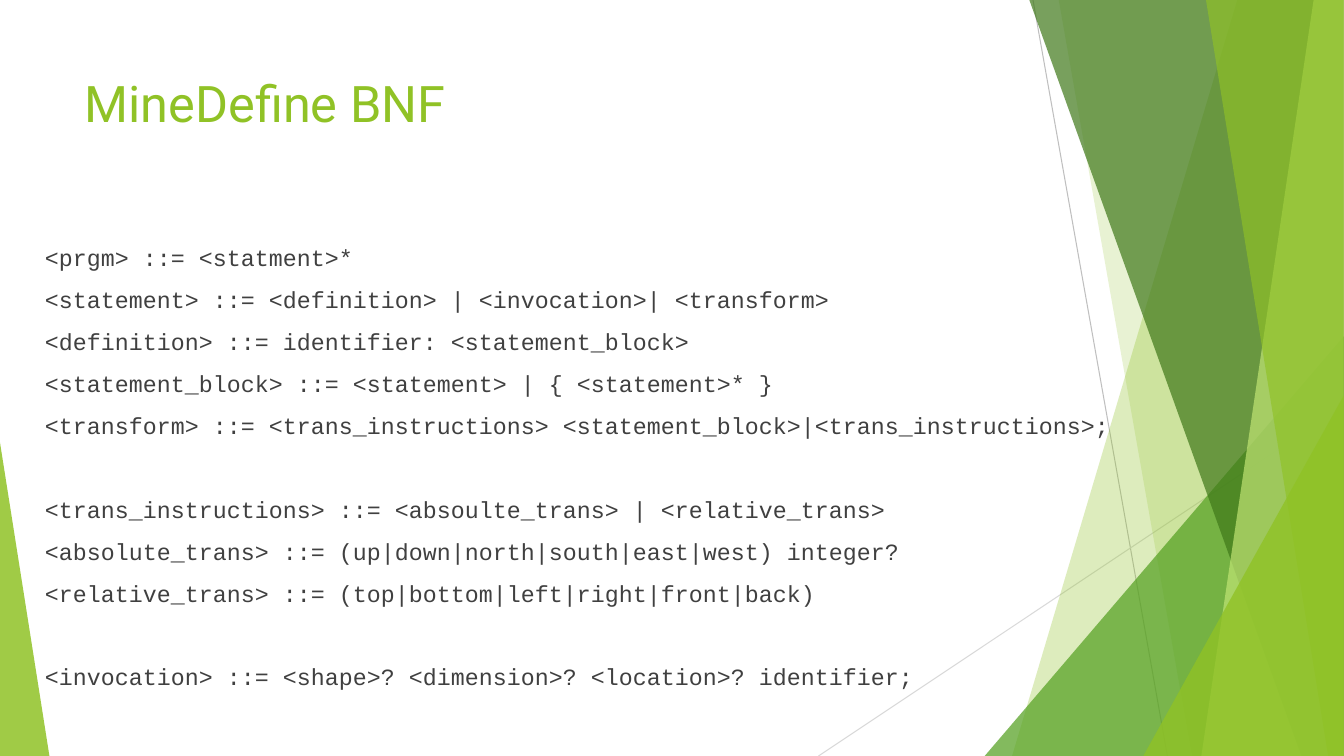
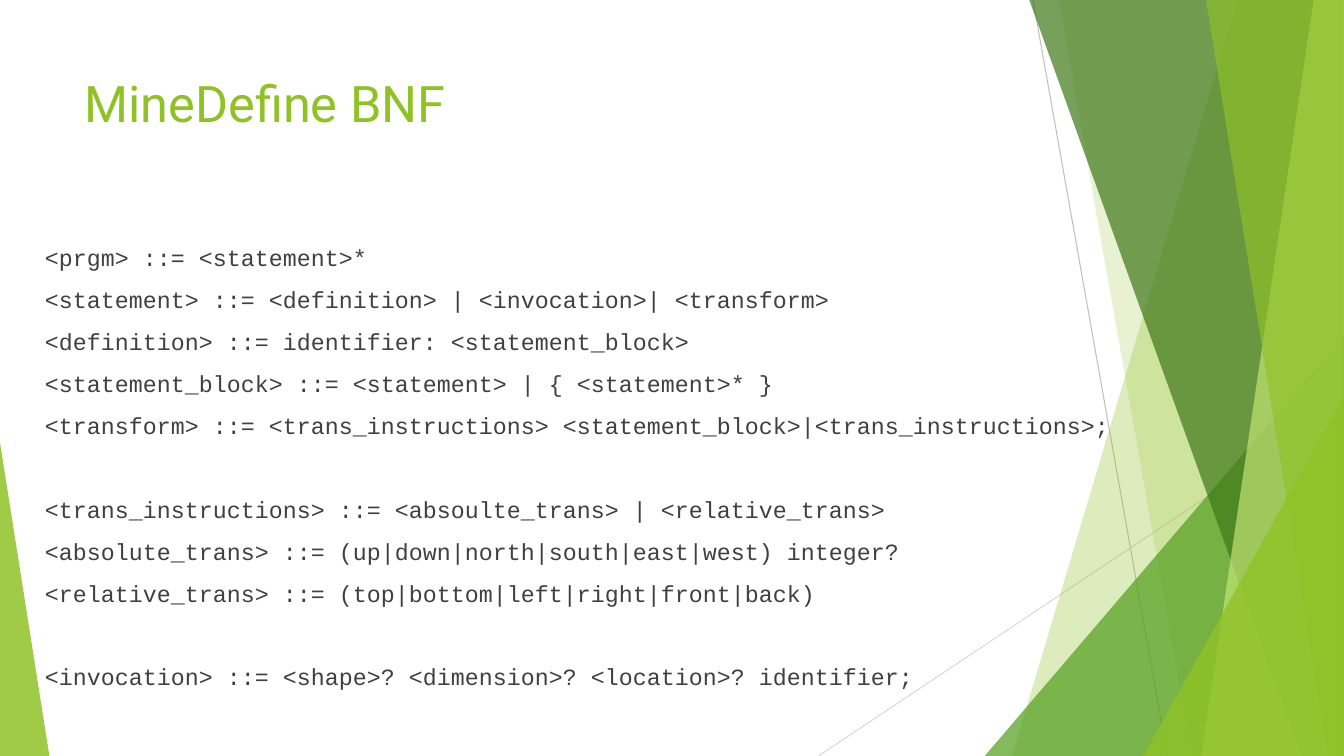
Before and after one commit to heneryville/MineDefine, a slide deck: slide 15 of docs/Making Your Own Domain Specific Language.pptx (slide 10 before the commit). Drawn at 1344x756 pixels with LibreOffice and Linux fonts; fonts in the diff are those of the drawing. Boxes give left, top, right and bottom in pixels: in the first picture for what was removed or moved away, otherwise in the second. Text is boxed around its words. In the diff, an @@ line names an element or a change of style, - is before the commit and + after.

```diff
--- a/docs/Making Your Own Domain Specific Language.pptx
+++ b/docs/Making Your Own Domain Specific Language.pptx
@@ text at bbox=[45, 249, 367, 271]: text changed @@
-<prgm> ::= <statment>*
+<prgm> ::= <statement>*
```
Also in this commit, not shown: 3 other slides changed, 6 slides added, 12 other files.
